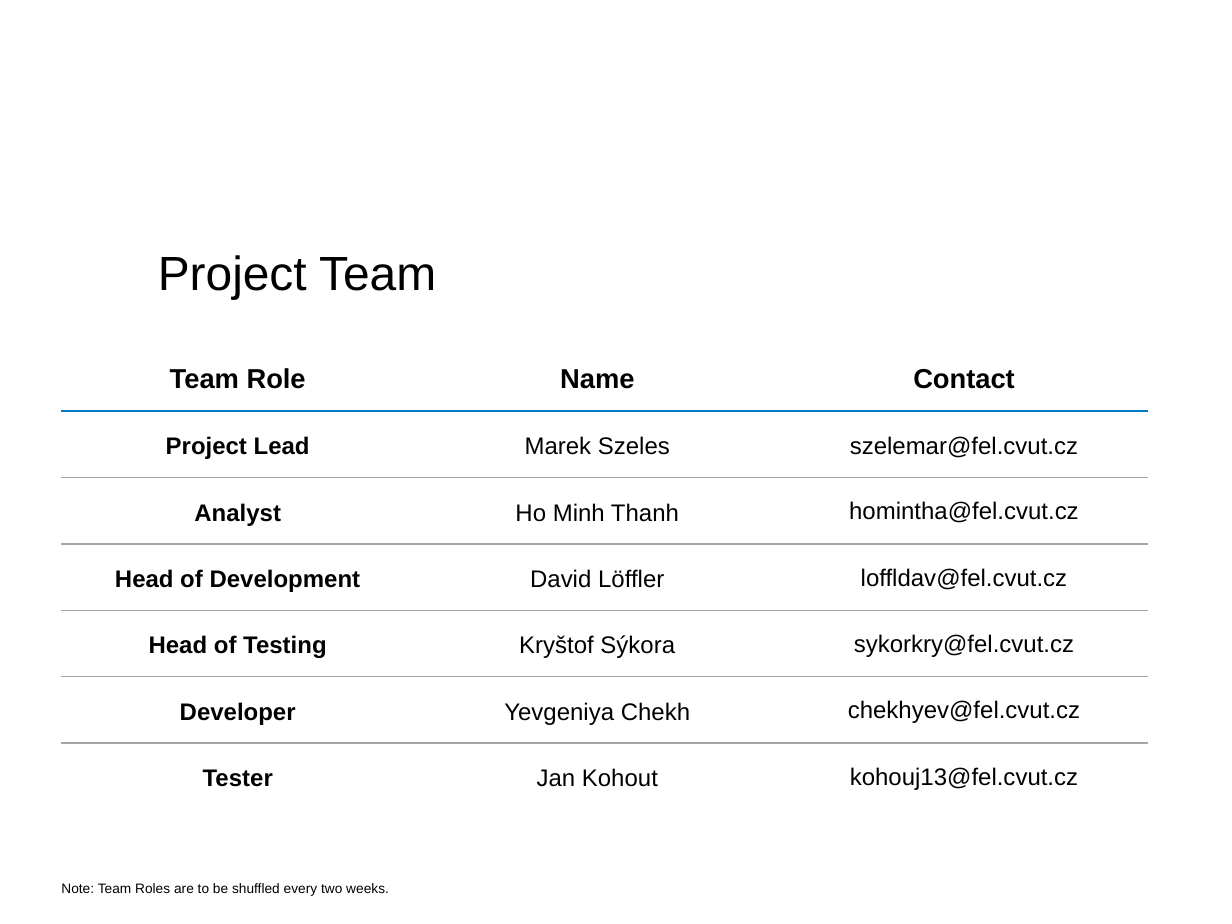
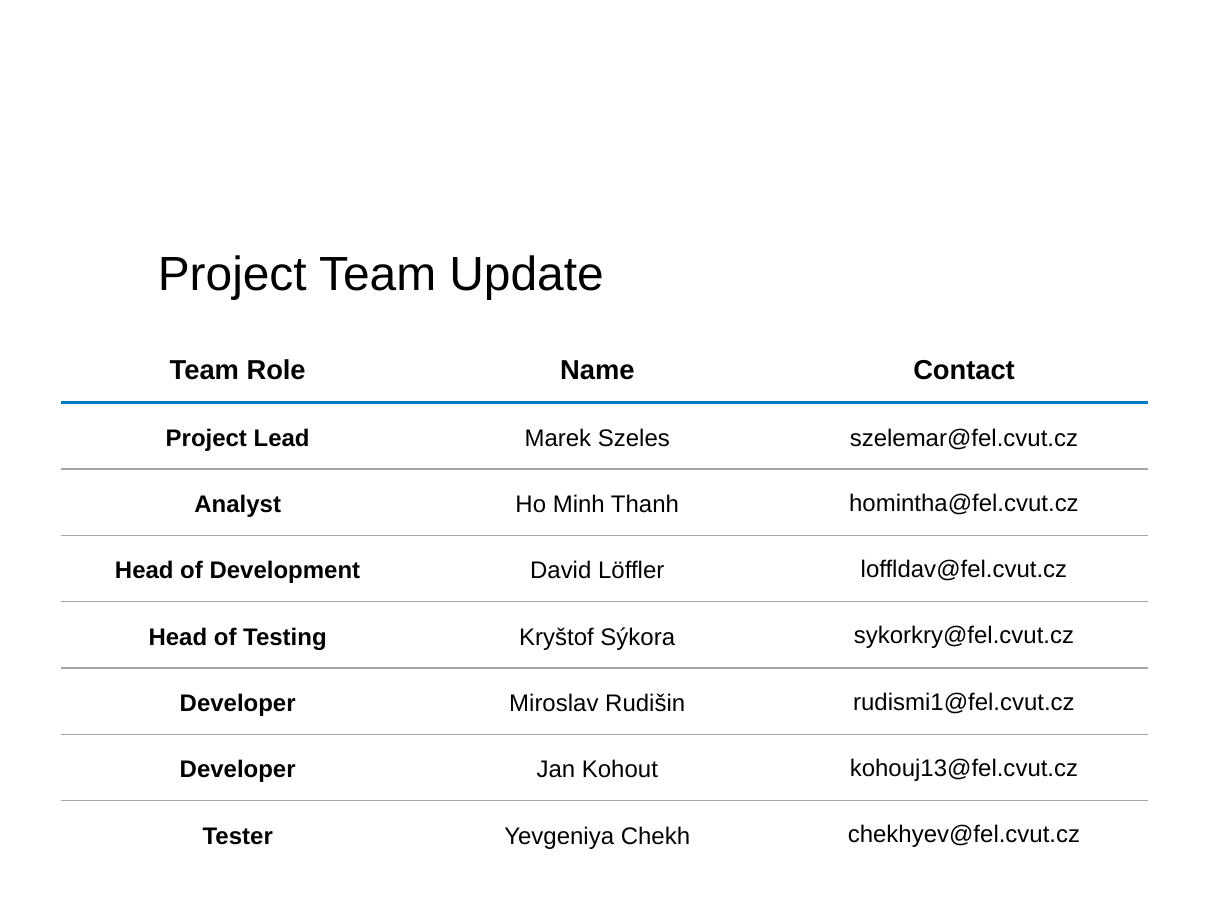
Before and after one commit to Plavit/CASA-refactor, a slide deck: slide 4 of docs/WIP/CASA_May4_v1.pptx (slide 3 before the commit). Drawn at 1232x924 pixels with LibreOffice and Linux fonts; fonts in the diff are those of the drawing; background and template pictures are left out. Boxes give left, top, right and bottom in pixels: in the first picture for what was removed or moved away, otherwise in the second. Text is boxed around its words. In the diff, an @@ line names an element or a change of style, - is before the commit and + after.

```diff
--- a/docs/WIP/CASA_May4_v1.pptx
+++ b/docs/WIP/CASA_May4_v1.pptx
@@ title at (158, 255, 603, 299): text changed @@
-Project Team
+Project Team Update
@@ table at (62, 334, 1147, 867) @@
-row 6: Developer | Yevgeniya Chekh | chekhyev@fel.cvut.cz
-row 7: Tester | Jan Kohout | kohouj13@fel.cvut.cz
+row 6: Developer | Miroslav Rudišin | rudismi1@fel.cvut.cz
+row 7: Developer | Jan Kohout | kohouj13@fel.cvut.cz
+row 8: Tester | Yevgeniya Chekh | chekhyev@fel.cvut.cz
@@ table: place and size @@
-table at (62, 342, 1147, 809)
+table at (62, 334, 1147, 867)
@@ text removed at (61, 883, 389, 896) @@
-Note: Team Roles are to be shuffled every two weeks.
```
Also in this commit, not shown: 8 other slides changed, 4 slides added, 2 slides removed.
